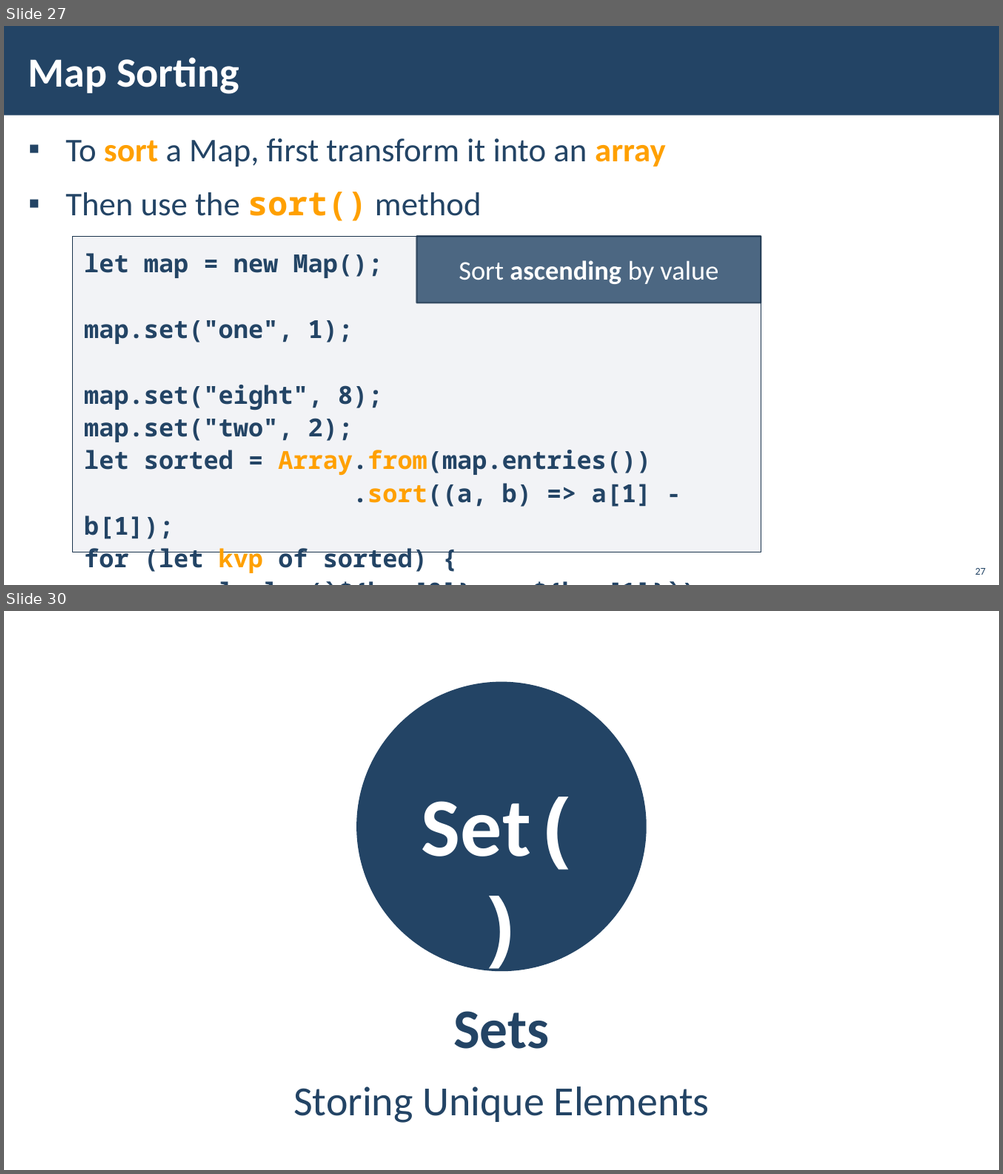
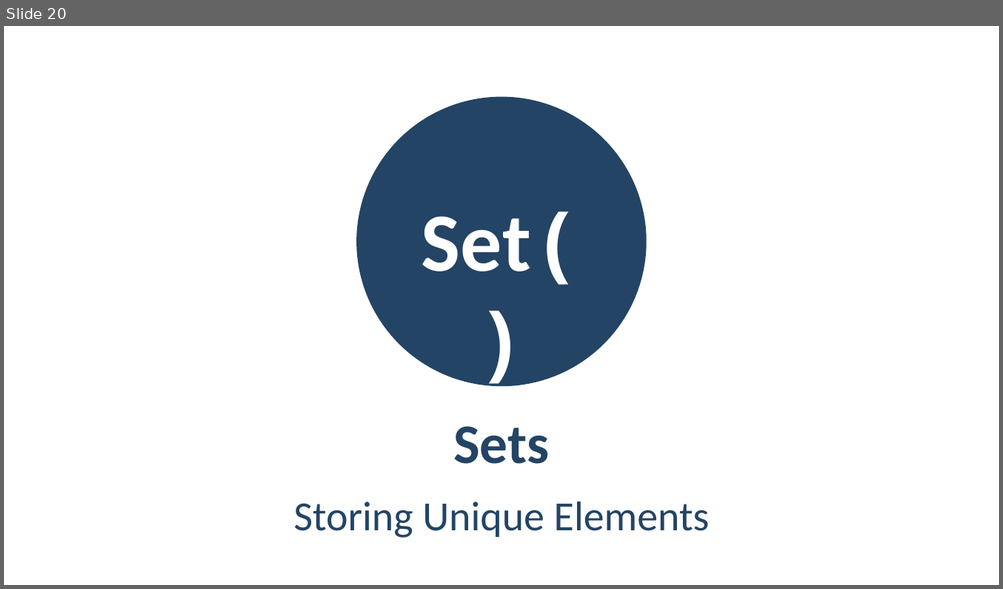
Before and after one commit to vvvenkov/softuni, a slide deck: 02programmingFundamentals/07associateArrays/08. JS-Fundamentals-Associative-Arrays.pptx. Shown one above the other, each under a label of ours: slides 27 and 30 before the commit, slide 20 after it; the slides between them are not shown. The pictures are 1003x1174 and 1003x589 pixels, drawn with LibreOffice and Linux fonts; fonts in the diff are those of the drawing; background and template pictures are left out. Boxes give left, top, right and bottom in pixels: in the first picture for what was removed or moved away, otherwise in the second. Text is boxed around its words. In the diff, an @@ line names an element or a change of style, - is before the commit and + after.

```diff
--- a/02programmingFundamentals/07associateArrays/08. JS-Fundamentals-Associative-Arrays.pptx
+++ b/02programmingFundamentals/07associateArrays/08. JS-Fundamentals-Associative-Arrays.pptx
@@ slide 27 removed at bbox=[4, 26, 999, 585], background picture (left out) @@
@@ rectangle removed at bbox=[4, 26, 999, 116] @@
@@ title removed at bbox=[28, 57, 239, 94] @@
-Map Sorting
@@ text removed at bbox=[65, 138, 666, 221] @@
-▪ To sort a Map, first transform it into an array
-▪ Then use the sort() method
@@ rectangle removed at bbox=[73, 236, 761, 553] @@
-let map = new Map();
-map.set("one", 1);
-map.set("eight", 8);
-map.set("two", 2);
-let sorted = Array.from(map.entries())
-.sort((a, b) => a[1] - b[1]);
-for (let kvp of sorted) {
-console.log(`${kvp[0]} -> ${kvp[1]}`);
-}
@@ rounded rectangle removed at bbox=[417, 236, 760, 303] @@
-Sort ascending by value
@@ page number removed at bbox=[975, 568, 985, 575] @@
-27
@@ what was slide 30 is now slide 20 @@
```
Also in this commit, not shown: 2 slides changed, 1 slide added, 10 other slides removed, 17 other files.
